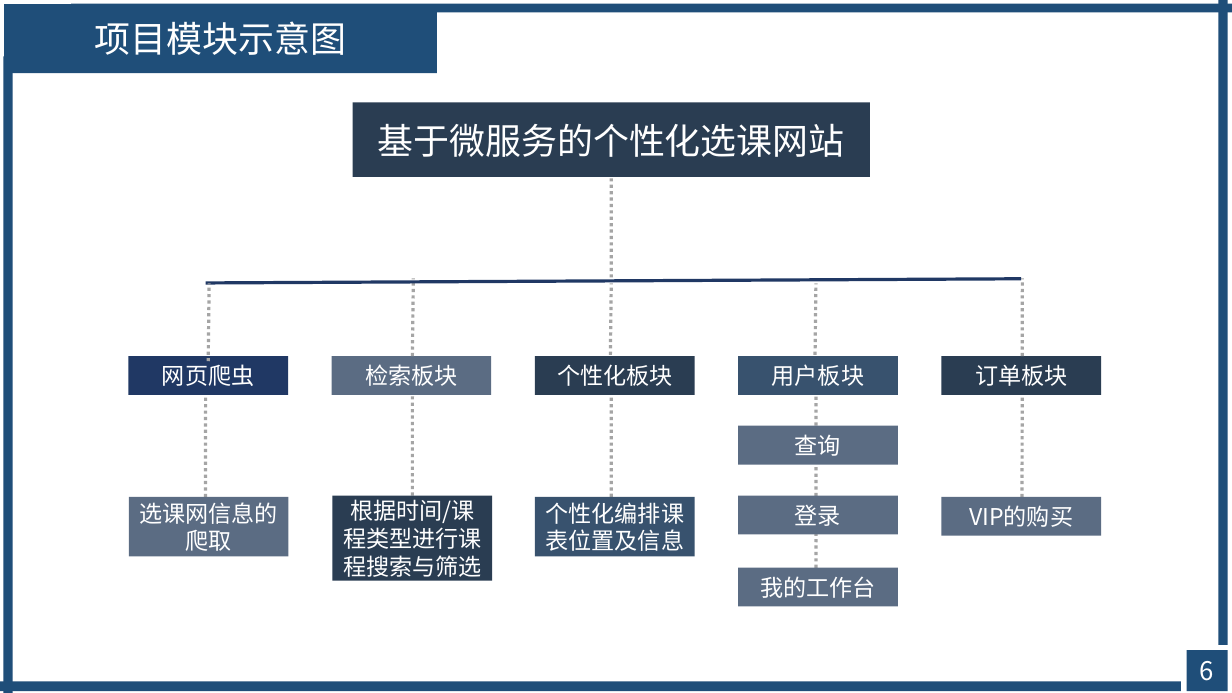
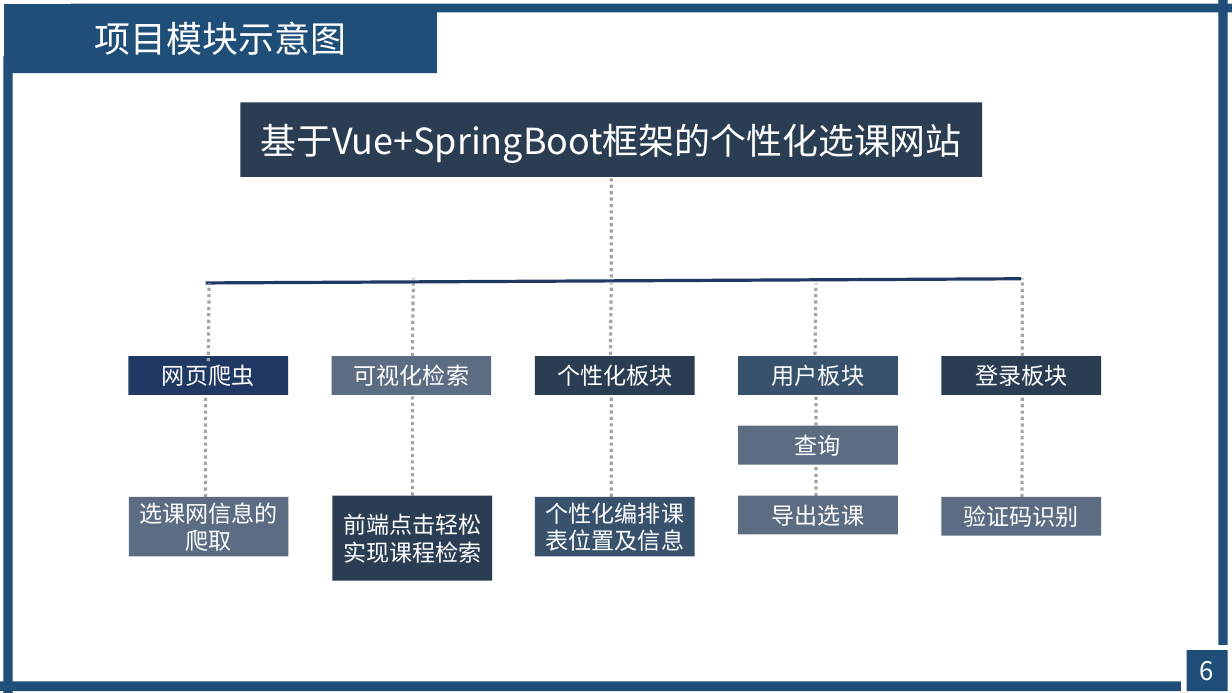
Before and after one commit to avgstuBoboge/SE2020-document, a slide deck: slide 6 of ppt/SE2020-G16-项目计划.ppt. Drawn at 1232x693 pixels with LibreOffice and Linux fonts; fonts in the diff are those of the drawing. Boxes give left, top, right and bottom in pixels: in the first picture for what was removed or moved away, otherwise in the second. Text is boxed around its words. In the diff, an @@ line names an element or a change of style, - is before the commit and + after.

```diff
--- a/ppt/SE2020-G16-项目计划.ppt
+++ b/ppt/SE2020-G16-项目计划.ppt
@@ rectangle added at (240,103,982,177), fill #2A3D52, 28 pt, text #FFFFFF @@
+基于Vue+SpringBoot框架的个性化选课网站
@@ rectangle removed at (353,103,870,177) @@
-基于微服务的个性化选课网站
@@ text in rectangle at (354,364,469,386): text changed @@
-检索板块
+可视化检索
@@ text in rectangle at (975,364,1067,386): text changed @@
-订单板块
+登录板块
@@ text in rectangle at (772,504,864,526): text changed @@
-登录
+导出选课
@@ text in rectangle at (963,505,1078,527): text changed @@
-VIP的购买
+验证码识别
@@ text in rectangle at (343,513,482,563): text changed @@
-根据时间/课程类型进行课程搜索与筛选
+前端点击轻松实现课程检索
@@ line removed from (815, 580) to (815, 517) @@
@@ rectangle removed at (738,567,898,606) @@
-我的工作台
```
Also in this commit, not shown: 9 other slides changed, 1 slide added, 1 slide removed, 1 other file.
